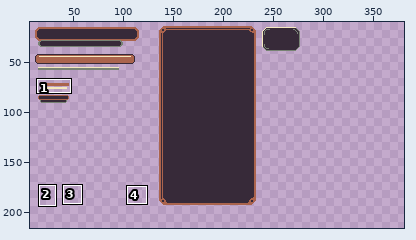
Two versions of one pixel-art file, Assets/_Project/Graphic/Aseprite/UI.aseprite. Above: a wide view before the commit, with the close-up outlined.
Close-up. Before the commit:
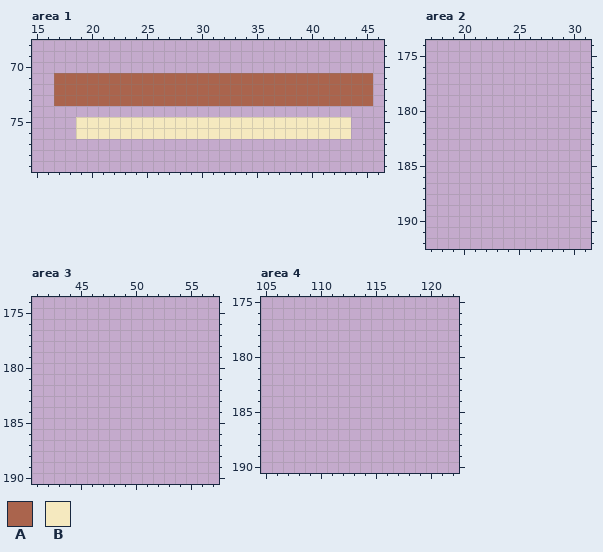
384x216 pixels, 1 frame. Shown: area 1: x 15..46, y 68..79; area 2: x 17..31, y 174..192; area 3: x 41..57, y 174..190; area 4: x 105..122, y 175..190. The wide view leaves out empty margins. The commit also changed other parts of the picture, which this record leaves out.
Visible layers, top first: "UI/EnemyFill", "UI/EnemyFrame", "UI/Panel", "UI/Slot", "UI/BarFill", "UI/BarFrame", "Слой 1".
Palette (. is transparent): A #aa644d  B #f5e9bf
Pixels before, area 1, first column x 17:
71 AAAAAAAAAAAAAAAAAAAAAAAAAAAAA
72 AAAAAAAAAAAAAAAAAAAAAAAAAAAAA
73 AAAAAAAAAAAAAAAAAAAAAAAAAAAAA
74 .............................
75 ..BBBBBBBBBBBBBBBBBBBBBBBBB..
76 ..BBBBBBBBBBBBBBBBBBBBBBBBB..
Now the later version:
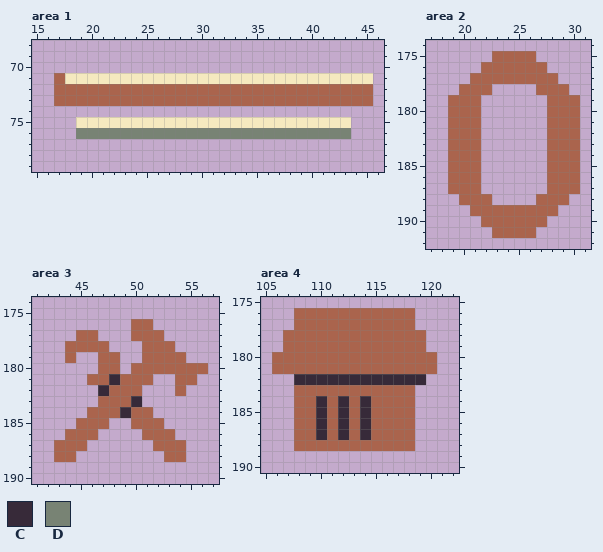
Colours new in this view: C #372a39  D #788374
Changes in this commit:
{"change": "layer \"Buttons\" added"}
{"change": "layer \"Слой 8\" added"}
{"where": "area 1, layer \"Слой 8\""}
{"y":71,"x":18,"old":"AAAAAAAAAAAAAAAAAAAAAAAAAAAA","new":"BBBBBBBBBBBBBBBBBBBBBBBBBBBB"}
{"y":76,"x":19,"old":"BBBBBBBBBBBBBBBBBBBBBBBBB","new":"DDDDDDDDDDDDDDDDDDDDDDDDD"}
{"where": "area 2, layer \"Buttons\""}
{"y":175,"x":23,"old":"....","new":"AAAA"}
{"y":176,"x":22,"old":"......","new":"AAAAAA"}
{"y":177,"x":21,"old":"........","new":"AAAAAAAA"}
{"y":178,"x":20,"old":"...","new":"AAA"}
{"y":178,"x":27,"old":"...","new":"AAA"}
{"y":179,"x":19,"old":"...","new":"AAA"}
{"y":179,"x":28,"old":"...","new":"AAA"}
{"y":180,"x":19,"old":"...","new":"AAA"}
{"y":180,"x":28,"old":"...","new":"AAA"}
{"y":181,"x":19,"old":"...","new":"AAA"}
{"y":181,"x":28,"old":"...","new":"AAA"}
{"y":182,"x":19,"old":"...","new":"AAA"}
{"y":182,"x":28,"old":"...","new":"AAA"}
{"y":183,"x":19,"old":"...","new":"AAA"}
{"y":183,"x":28,"old":"...","new":"AAA"}
{"y":184,"x":19,"old":"...","new":"AAA"}
{"y":184,"x":28,"old":"...","new":"AAA"}
{"y":185,"x":19,"old":"...","new":"AAA"}
{"y":185,"x":28,"old":"...","new":"AAA"}
{"y":186,"x":19,"old":"...","new":"AAA"}
{"y":186,"x":28,"old":"...","new":"AAA"}
{"y":187,"x":19,"old":"...","new":"AAA"}
{"y":187,"x":28,"old":"...","new":"AAA"}
{"y":188,"x":20,"old":"...","new":"AAA"}
{"y":188,"x":27,"old":"...","new":"AAA"}
{"y":189,"x":21,"old":"........","new":"AAAAAAAA"}
{"y":190,"x":22,"old":"......","new":"AAAAAA"}
{"y":191,"x":23,"old":"....","new":"AAAA"}
{"where": "area 3, layer \"Слой 8\""}
{"y":176,"x":50,"old":"..","new":"AA"}
{"y":177,"x":45,"old":"..","new":"AA"}
{"y":177,"x":50,"old":"...","new":"AAA"}
{"y":178,"x":44,"old":"....","new":"AAAA"}
{"y":178,"x":51,"old":"...","new":"AAA"}
{"y":179,"x":44,"old":".","new":"A"}
{"y":179,"x":47,"old":"..","new":"AA"}
{"y":179,"x":51,"old":"....","new":"AAAA"}
{"y":180,"x":47,"old":"..","new":"AA"}
{"y":180,"x":50,"old":".......","new":"AAAAAAA"}
{"y":181,"x":46,"old":"......","new":"AACAAA"}
{"y":181,"x":54,"old":"..","new":"AA"}
{"y":182,"x":47,"old":"....","new":"CAAA"}
{"y":182,"x":54,"old":".","new":"A"}
{"y":183,"x":47,"old":"....","new":"AAAC"}
{"y":184,"x":46,"old":"......","new":"AAACAA"}
{"y":185,"x":45,"old":"...","new":"AAA"}
{"y":185,"x":50,"old":"...","new":"AAA"}
{"y":186,"x":44,"old":"...","new":"AAA"}
{"y":186,"x":51,"old":"...","new":"AAA"}
{"y":187,"x":43,"old":"...","new":"AAA"}
{"y":187,"x":52,"old":"...","new":"AAA"}
{"y":188,"x":43,"old":"..","new":"AA"}
{"y":188,"x":53,"old":"..","new":"AA"}
{"where": "area 4, layer \"Слой 8\""}
{"y":176,"x":108,"old":"...........","new":"AAAAAAAAAAA"}
{"y":177,"x":108,"old":"...........","new":"AAAAAAAAAAA"}
{"y":178,"x":107,"old":".............","new":"AAAAAAAAAAAAA"}
{"y":179,"x":107,"old":".............","new":"AAAAAAAAAAAAA"}
{"y":180,"x":106,"old":"...............","new":"AAAAAAAAAAAAAAA"}
{"y":181,"x":106,"old":"...............","new":"AAAAAAAAAAAAAAA"}
{"y":182,"x":108,"old":"............","new":"CCCCCCCCCCCC"}
{"y":183,"x":108,"old":"...........","new":"AAAAAAAAAAA"}
{"y":184,"x":108,"old":"...........","new":"AACACACAAAA"}
{"y":185,"x":108,"old":"...........","new":"AACACACAAAA"}
{"y":186,"x":108,"old":"...........","new":"AACACACAAAA"}
{"y":187,"x":108,"old":"...........","new":"AACACACAAAA"}
{"y":188,"x":108,"old":"...........","new":"AAAAAAAAAAA"}
{"label":"changed","picture_box":[65,73,373,139]}
{"label":"added","picture_box":[448,51,580,238]}
{"label":"added","picture_box":[54,319,208,462]}
{"label":"added","picture_box":[272,308,437,451]}
